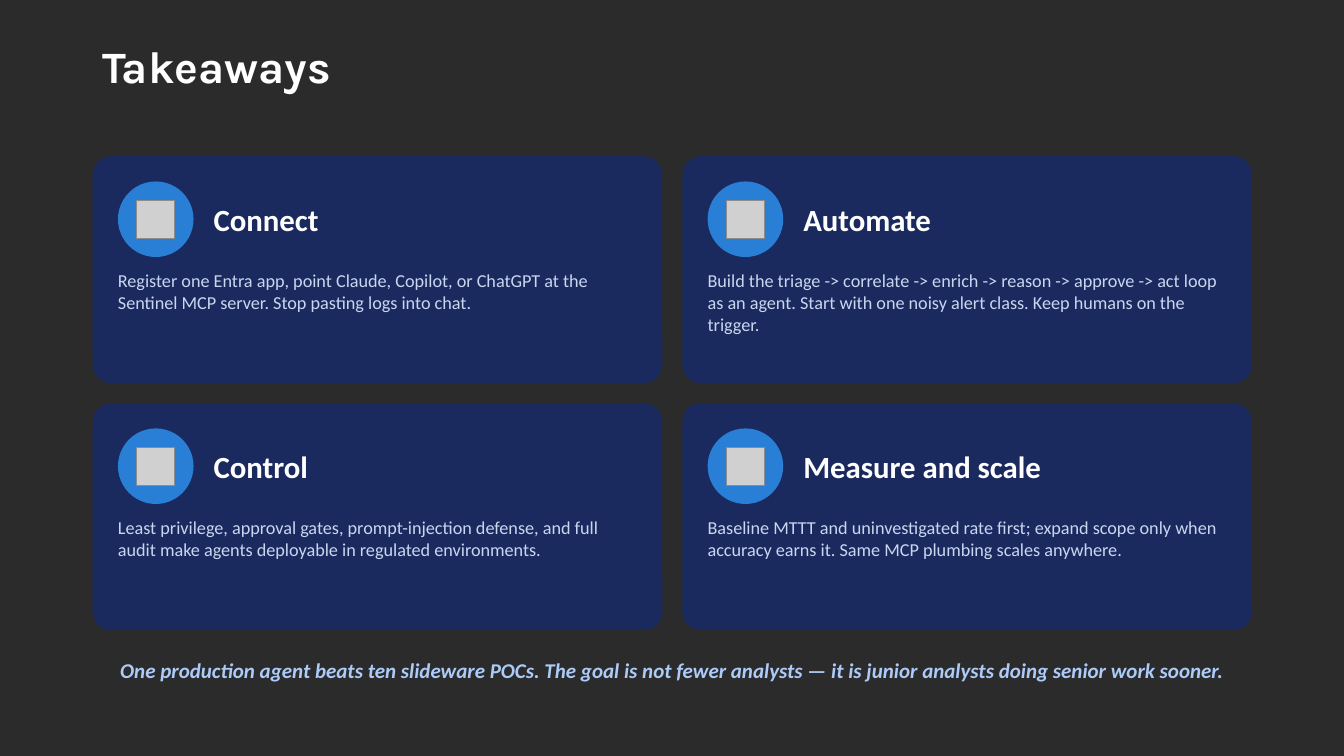
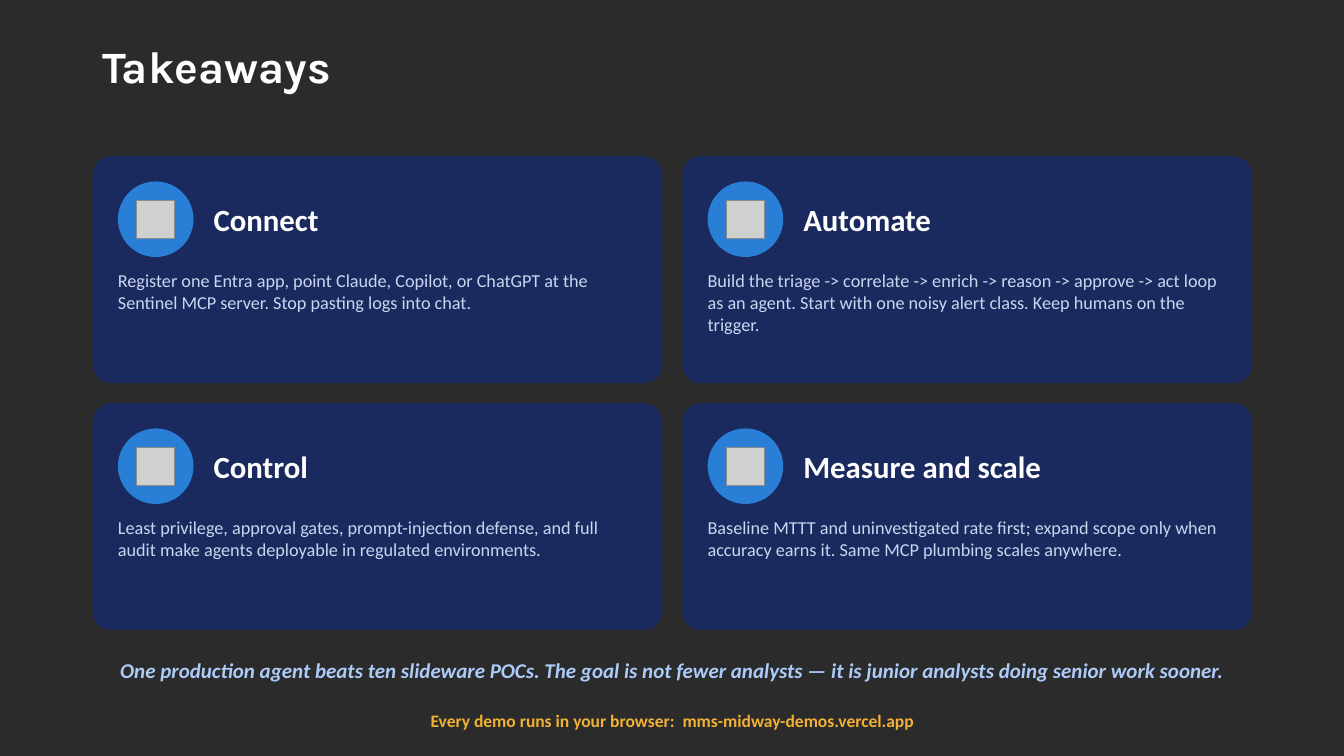
Before and after one commit to rod-trent/MMSMOA, a slide deck: slide 23 of SlideDecks/Empowering SOC Teams - MMS Midway 2026.pptx. Drawn at 1344x756 pixels with LibreOffice and Linux fonts; fonts in the diff are those of the drawing; grey boxes stand for pictures; background and template pictures are left out; a plain dark background stands for a picture behind light text. Boxes give left, top, right and bottom in pixels: in the first picture for what was removed or moved away, otherwise in the second. Text is boxed around its words. In the diff, an @@ line names an element or a change of style, - is before the commit and + after.

```diff
--- a/SlideDecks/Empowering SOC Teams - MMS Midway 2026.pptx
+++ b/SlideDecks/Empowering SOC Teams - MMS Midway 2026.pptx
@@ text added at [431,714,914,730], 12.5 pt, text #F2B134, bold @@
+Every demo runs in your browser: mms-midway-demos.vercel.app
```
Also in this commit, not shown: 1 other slide changed, 3 other files.
